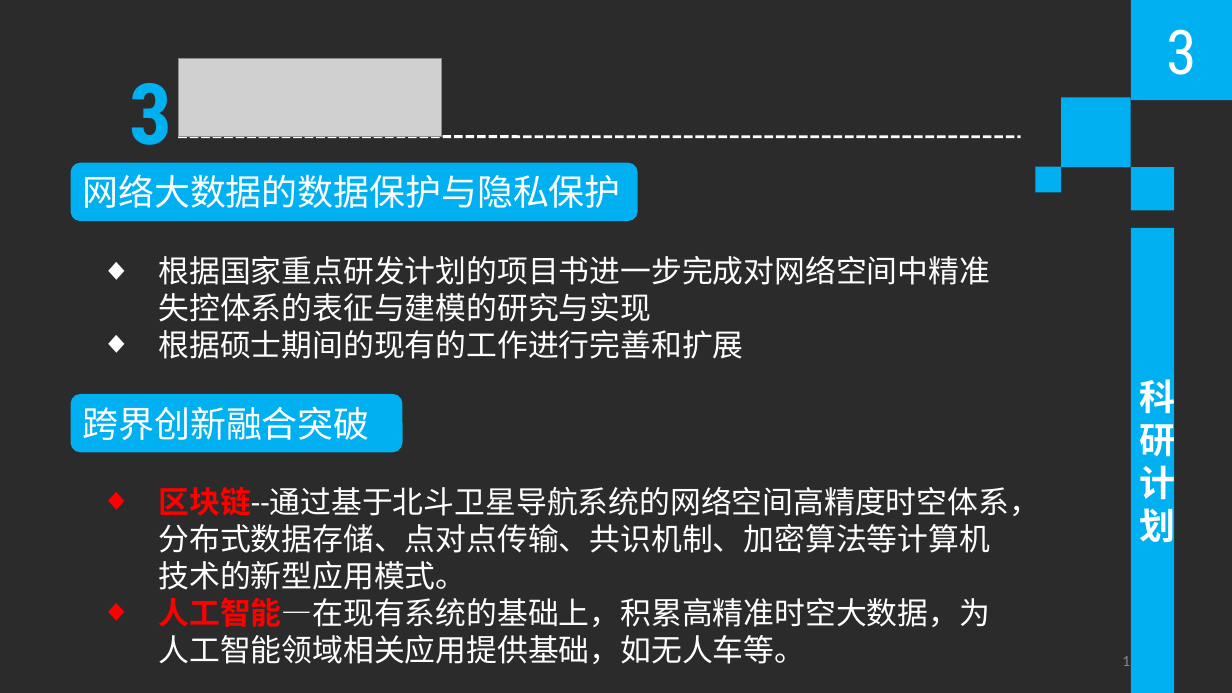
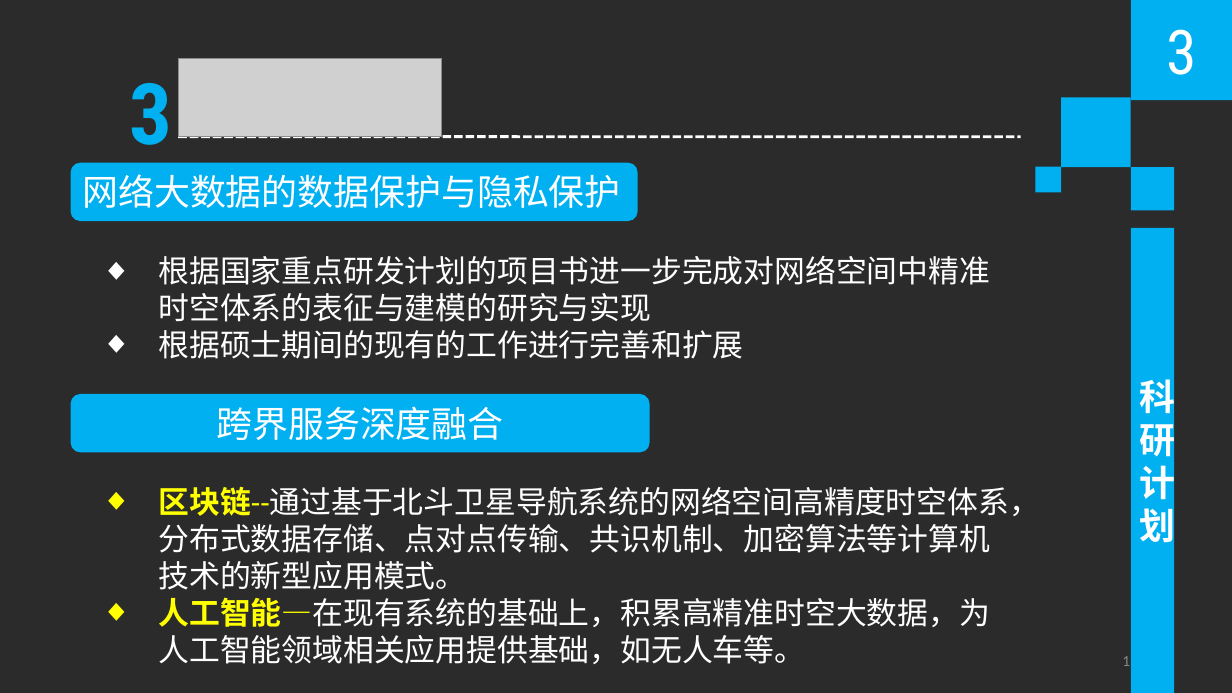
Before and after one commit to henryzhao/graduate, a slide deck: slide 15 of 赵玉琦2018年博士复试专家组考核答辩.pptx. Drawn at 1232x693 pixels with LibreOffice and Linux fonts; fonts in the diff are those of the drawing; grey boxes stand for pictures; background and template pictures are left out; a plain dark background stands for a picture behind light text. Boxes give left, top, right and bottom in pixels: in the first picture for what was removed or moved away, otherwise in the second. Text is boxed around its words. In the diff, an @@ line names an element or a change of style, - is before the commit and + after.

```diff
--- a/赵玉琦2018年博士复试专家组考核答辩.pptx
+++ b/赵玉琦2018年博士复试专家组考核答辩.pptx
@@ text at box(159, 256, 991, 322): text changed @@
-◆ 根据国家重点研发计划的项目书进一步完成对网络空间中精准失控体系的表征与建模的研究与实现
+◆ 根据国家重点研发计划的项目书进一步完成对网络空间中精准时空体系的表征与建模的研究与实现
@@ rounded rectangle "跨界服务深度融合": place and size @@
-rounded rectangle "跨界服务深度融合" at box(70, 394, 402, 452)
+rounded rectangle "跨界服务深度融合" at box(70, 394, 650, 452)
@@ text in rounded rectangle at box(217, 406, 504, 440): text changed @@
-跨界创新融合突破
+跨界服务深度融合
@@ text "区块链--通过基于北斗卫星导航系统的网络空间高精度时空体系，分布式数据存储、点对点传输、共识机制、加密算法等计算机技术的 ..." at box(159, 487, 1040, 664): text colour #FF0000 to #FFFF00, text colour #FFFFFF to #FFFF00 in "区块链--通过基于北斗卫星导航系统的网络空间高精度时空体系，分布式数据存储、点对点传输、共识机制、加密算法等计算机技术的 ...", "人工智能—在现有系统的基础上，积累高精准时空大数据，为人工智能领域相关应用提供基础，如无人车等。" @@
```
Also in this commit, not shown: 7 other slides changed, 2 slides added, 1 other file.
